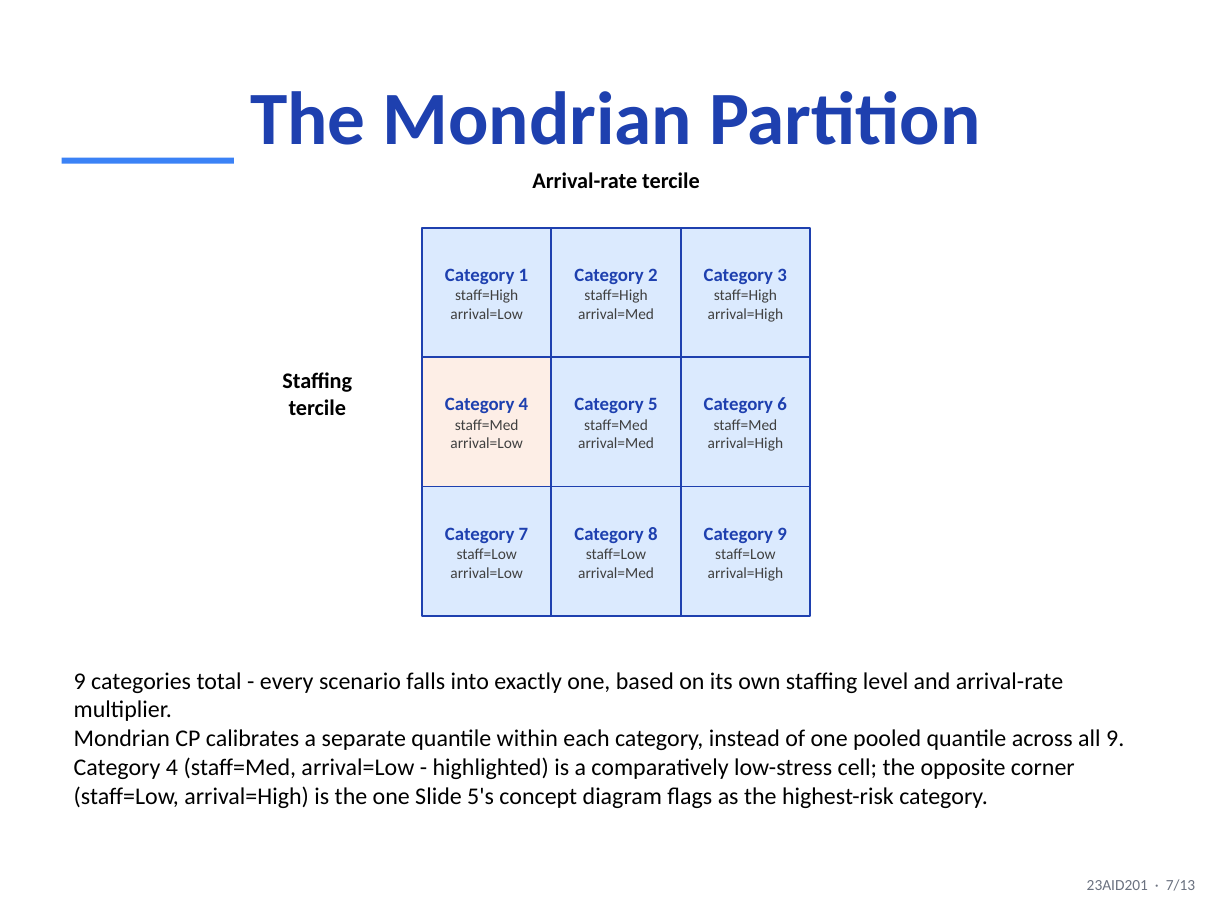
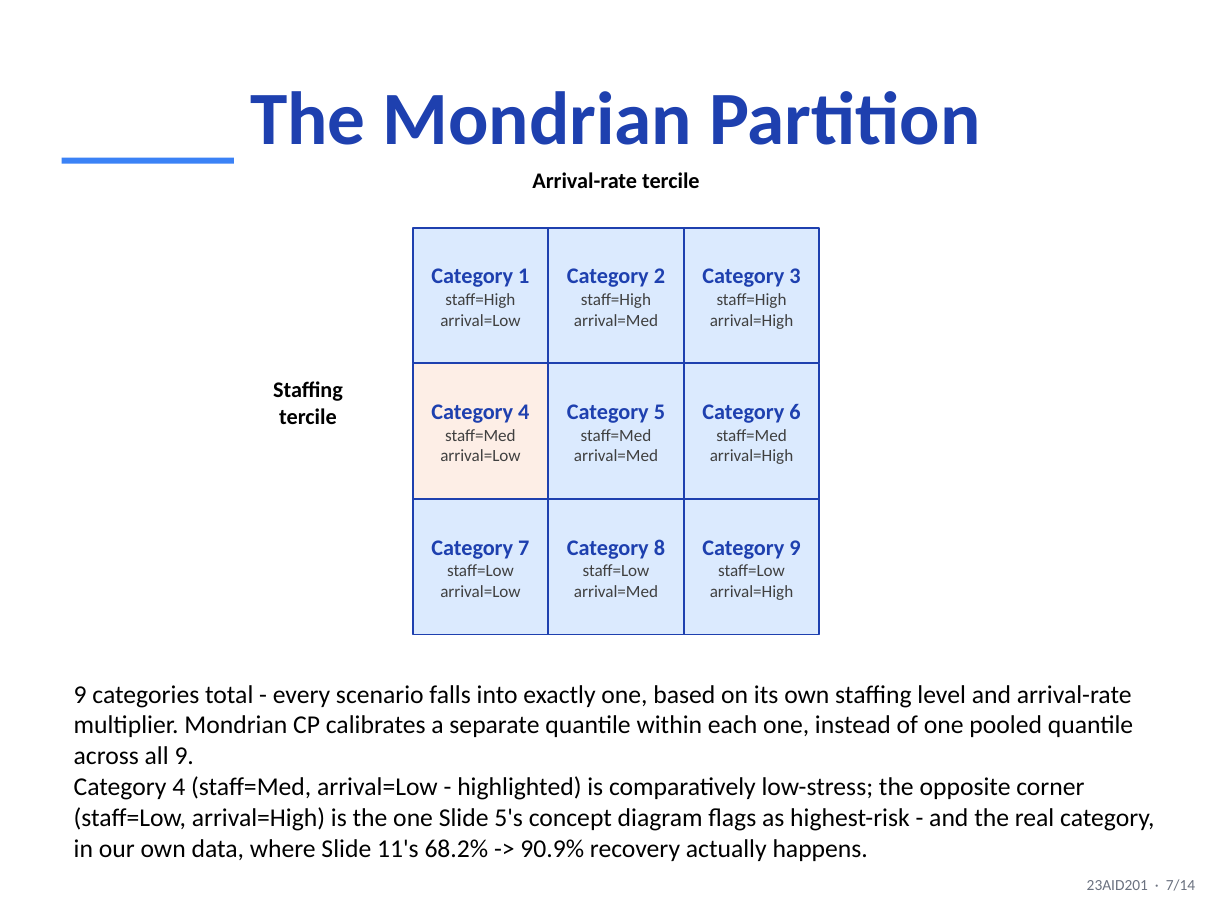
Before and after one commit to DUNE-ODYSSEY/Mondrian-Conformal-Prediction-On-Discrete-Event-Simulation, a slide deck: slide 7 of slides/mid_sem_presentation.pptx. Drawn at 1232x924 pixels with LibreOffice and Linux fonts; fonts in the diff are those of the drawing. Boxes give left, top, right and bottom in pixels: in the first picture for what was removed or moved away, otherwise in the second. Text is boxed around its words. In the diff, an @@ line names an element or a change of style, - is before the commit and + after.

```diff
--- a/slides/mid_sem_presentation.pptx
+++ b/slides/mid_sem_presentation.pptx
@@ rectangle "Category 1": place and size @@
-rectangle "Category 1" at (421,228,551,357)
+rectangle "Category 1" at (413,228,548,363)
@@ rectangle "Category 1" at (413,228,548,363): size 11 to 13 pt in "Category 1"; size 9 to 10 pt in "staff=High arrival=Low" @@
@@ rectangle "Category 2": place and size @@
-rectangle "Category 2" at (551,228,680,357)
+rectangle "Category 2" at (548,228,684,363)
@@ rectangle "Category 2" at (548,228,684,363): size 11 to 13 pt in "Category 2"; size 9 to 10 pt in "staff=High arrival=Med" @@
@@ rectangle "Category 3": place and size @@
-rectangle "Category 3" at (681,228,811,357)
+rectangle "Category 3" at (684,228,819,363)
@@ rectangle "Category 3" at (684,228,819,363): size 11 to 13 pt in "Category 3"; size 9 to 10 pt in "staff=High arrival=High" @@
@@ text "Staffing": place and size @@
-text "Staffing" at (282,372,352,415)
+text "Staffing" at (273,381,343,424)
@@ rectangle "Category 4": place and size @@
-rectangle "Category 4" at (421,357,551,487)
+rectangle "Category 4" at (413,363,548,499)
@@ rectangle "Category 4" at (413,363,548,499): size 11 to 13 pt in "Category 4"; size 9 to 10 pt in "staff=Med arrival=Low" @@
@@ rectangle "Category 5": place and size @@
-rectangle "Category 5" at (551,357,680,487)
+rectangle "Category 5" at (548,363,684,499)
@@ rectangle "Category 5" at (548,363,684,499): size 11 to 13 pt in "Category 5"; size 9 to 10 pt in "staff=Med arrival=Med" @@
@@ rectangle "Category 6": place and size @@
-rectangle "Category 6" at (681,357,811,487)
+rectangle "Category 6" at (684,363,819,499)
@@ rectangle "Category 6" at (684,363,819,499): size 11 to 13 pt in "Category 6"; size 9 to 10 pt in "staff=Med arrival=High" @@
@@ rectangle "Category 7": place and size @@
-rectangle "Category 7" at (421,487,551,616)
+rectangle "Category 7" at (413,499,548,634)
@@ rectangle "Category 7" at (413,499,548,634): size 11 to 13 pt in "Category 7"; size 9 to 10 pt in "staff=Low arrival=Low" @@
@@ rectangle "Category 8": place and size @@
-rectangle "Category 8" at (551,487,680,616)
+rectangle "Category 8" at (548,499,684,634)
@@ rectangle "Category 8" at (548,499,684,634): size 11 to 13 pt in "Category 8"; size 9 to 10 pt in "staff=Low arrival=Med" @@
@@ rectangle "Category 9": place and size @@
-rectangle "Category 9" at (681,487,811,616)
+rectangle "Category 9" at (684,499,819,634)
@@ rectangle "Category 9" at (684,499,819,634): size 11 to 13 pt in "Category 9"; size 9 to 10 pt in "staff=Low arrival=High" @@
@@ text at (74,685,1154,861): text changed; size 14 to 15 pt @@
-9 categories total - every scenario falls into exactly one, based on its own staffing level and arrival-rate multiplier.
-Mondrian CP calibrates a separate quantile within each category, instead of one pooled quantile across all 9.
-Category 4 (staff=Med, arrival=Low - highlighted) is a comparatively low-stress cell; the opposite corner (staff=Low, arrival=High) is the one Slide 5's concept diagram flags as the highest-risk category.
+9 categories total - every scenario falls into exactly one, based on its own staffing level and arrival-rate multiplier. Mondrian CP calibrates a separate quantile within each one, instead of one pooled quantile across all 9.
+Category 4 (staff=Med, arrival=Low - highlighted) is comparatively low-stress; the opposite corner (staff=Low, arrival=High) is the one Slide 5's concept diagram flags as highest-risk - and the real category, in our own data, where Slide 11's 68.2% -> 90.9% recovery actually happens.
@@ text at (1087,879,1195,891): text changed @@
-23AID201 · 7/13
+23AID201 · 7/14
```
Also in this commit, not shown: 11 other slides changed, 1 slide added, 1 other file.
